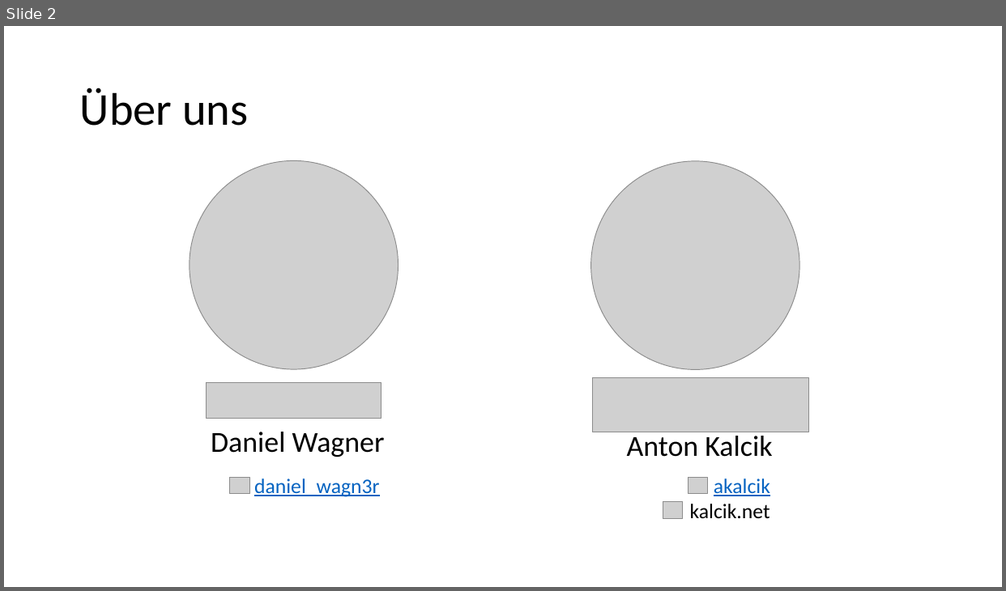
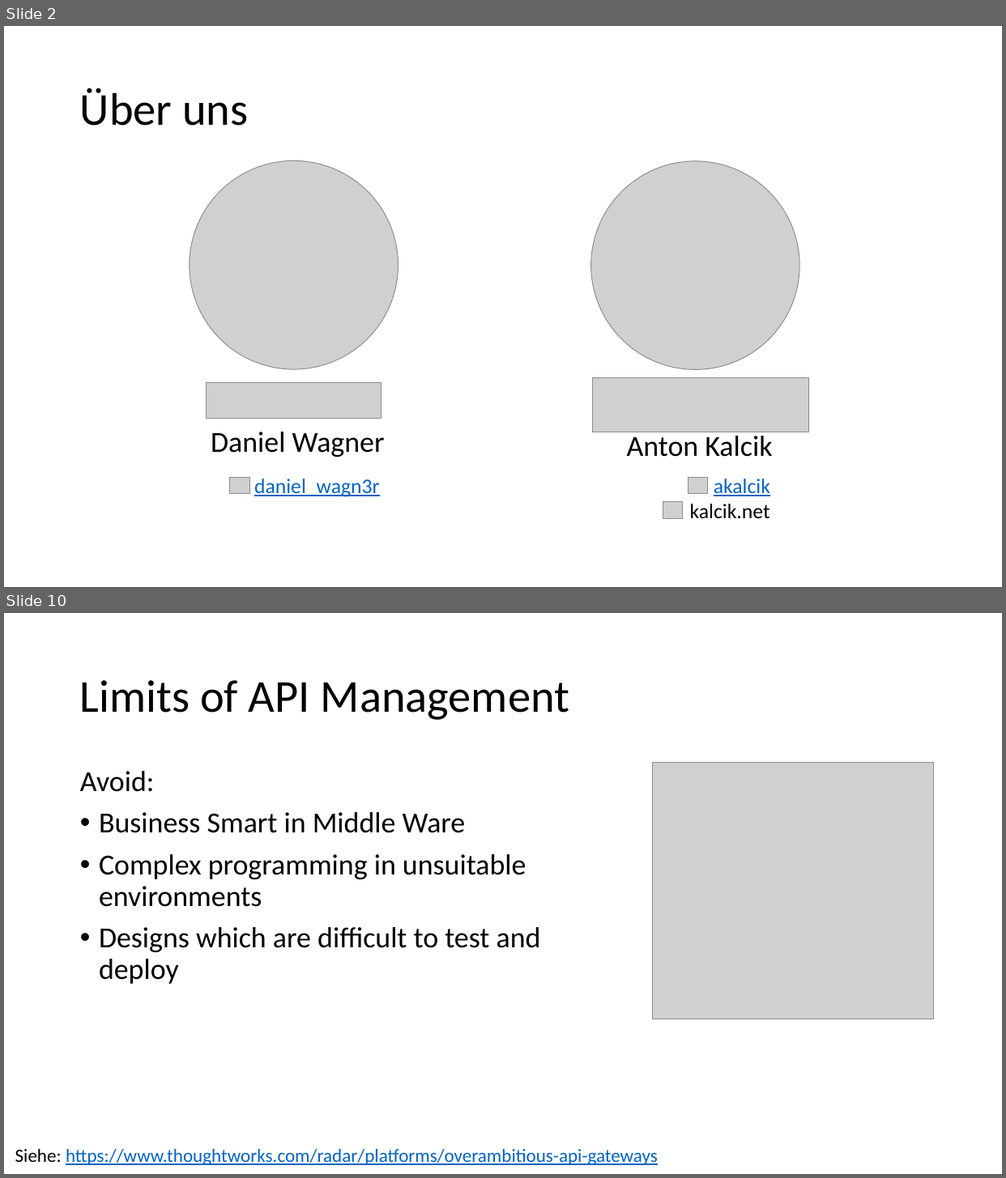
Before and after one commit to danielwagn3r/apimgmt-workshop, a slide deck: API Management.pptx. Shown one above the other, each under a label of ours: slide 2 before the commit, slides 2 and 10 after it; the slides between them are not shown. The pictures are 1006x591 and 1006x1178 pixels, drawn with LibreOffice and Linux fonts; fonts in the diff are those of the drawing; grey boxes stand for pictures. Boxes give left, top, right and bottom in pixels: in the first picture for what was removed or moved away, otherwise in the second. Text is boxed around its words. In the diff, an @@ line names an element or a change of style, - is before the commit and + after.

Commit message:
Update slides Add REST Http file with requests for Azure-Api-Management Add Swagger generated documentation

```diff
--- a/API Management.pptx
+++ b/API Management.pptx
@@ slide 10 added at (4, 613, 1002, 1174), background #FFFFFF @@
@@ title added at (80, 680, 569, 720), 44 pt, text #000000 @@
+Limits of API Management
@@ text added at (80, 771, 541, 984), 28 pt, text #000000 @@
+Avoid:
+• Business Smart in Middle Ware
+• Complex programming in unsuitable environments
+• Designs which are difficult to test and deploy
@@ picture added at (653, 763, 934, 1020) @@
@@ text added at (15, 1149, 658, 1165), 18 pt, text #0563C1, underline @@
+Siehe: https://www.thoughtworks.com/radar/platforms/overambitious-api-gateways
```
Also in this commit, not shown: 3 slides changed, 5 other slides added, 1 slide removed, 2 other files.
